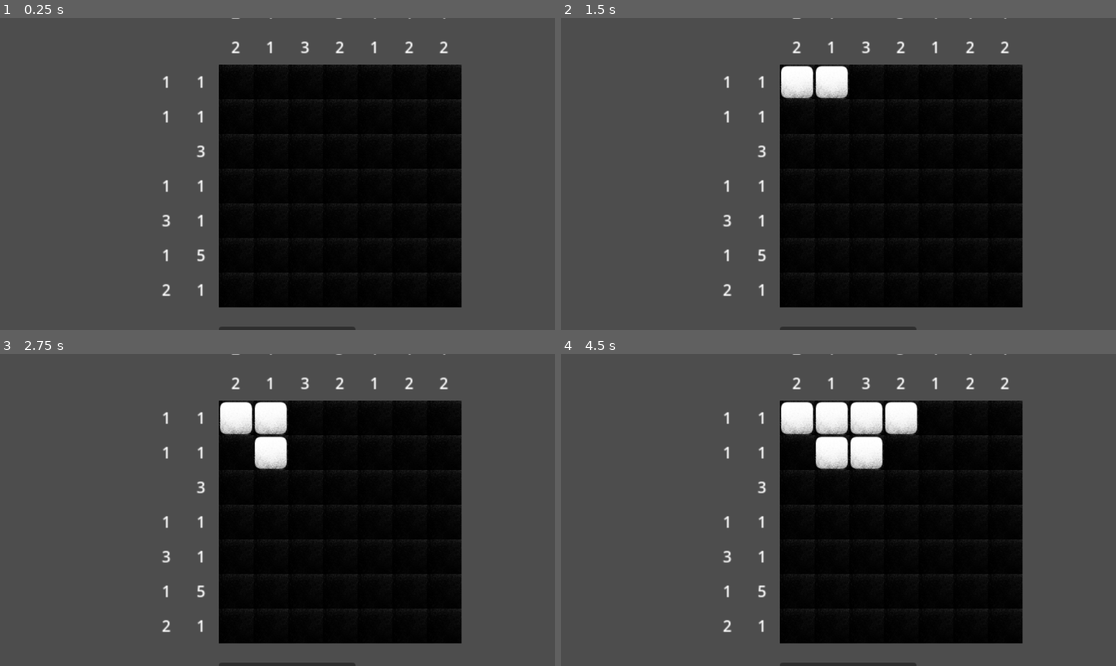
Above: before the commit, frames 1-4 (two rows, left to right).
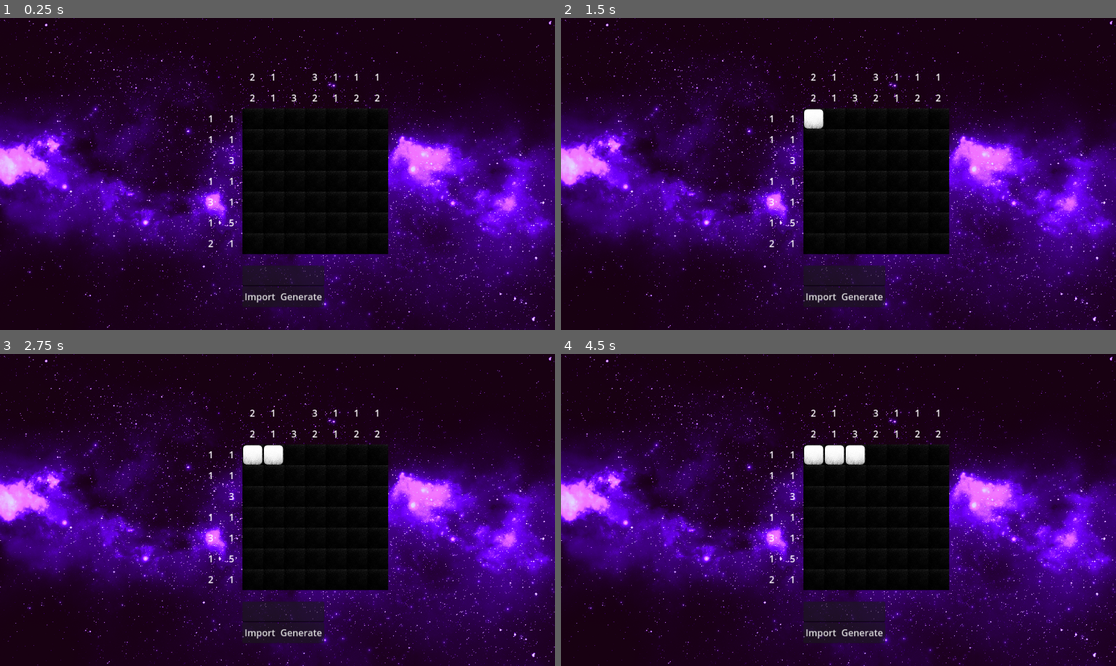
Above: after the commit, the same moments.

Repository: cloddity/picross3x
Game: Godot game, scene res://scenes/game.tscn
Same seed, same stepped clock (60 frames per second), same inputs: the game is played once before the commit and once after it.
Inputs (mouse positions are in pixels of both pictures, inside the frame that each line leads up to; where the layout moved, square brackets give the same spot in the first picture):
- Up to frame 1 (0.25 s): no input
- Up to frame 2 (1.5 s): click (816, 117) [799, 83] at 0.5 s; click (832, 83) at 1.27 s
- Up to frame 3 (2.75 s): click (271, 453) at 2.02 s
- Up to frame 4 (4.5 s): click (866, 419) at 2.77 s; click (855, 453) at 3.52 s; click (899, 419) at 4.27 s

The runs differ from the first frame. In frame 1, 82% of the frame differs, in the area x 0-100%, y 0-100%; in frame 2, 84%; in frame 3, 84%; in frame 4, 85%.

Commit message:
Reference Rectangles for character positioning
Created reference rectangles and put them in key parts of the screen, offscreen to the left, far left, left, center, right, far right, off right. Also added a script to get the horizontal position of these reference points, so other scripts in the future can get these locations easily.

use refrectpos.center_hpos to get the value for the horizontal center of the screen.

current problem: i made the project a hard 16:9 and some shit needs to be changed around to allow for that to vary again like we want. the script in place accounts for this like i didnt cap it, i just couldnt figure out how to make the rectagles automatically warp around with the window.

Diff:
--- a/project.godot
+++ b/project.godot
@@ -15,13 +15,23 @@
 config/features=PackedStringArray("4.4", "GL Compatibility")
 config/icon="res://icon.svg"
 
+[autoload]
+
+refrectpos="*res://scenes/visualnovel/vn_refrect.gd"
+
+[display]
+
+window/size/viewport_width=1920
+window/size/viewport_height=1080
+window/size/borderless=true
+
 [dotnet]
 
 project/assembly_name="picrossx3"
 
 [editor_plugins]
 
-enabled=PackedStringArray("res://addons/ai_assistant_hub/plugin.cfg")
+enabled=PackedStringArray()
 
 [gui]
 
--- a/scenes/game.tscn
+++ b/scenes/game.tscn
@@ -1,8 +1,9 @@
-[gd_scene load_steps=4 format=3 uid="uid://c6pfnafjpaows"]
+[gd_scene load_steps=5 format=3 uid="uid://c6pfnafjpaows"]
 
 [ext_resource type="Script" uid="uid://dgu5t285agx4i" path="res://scripts/px_game.gd" id="1_uwrxv"]
 [ext_resource type="PackedScene" uid="uid://drlex6la3dhvk" path="res://scenes/picross/board/board.tscn" id="2_lnu2h"]
 [ext_resource type="PackedScene" uid="uid://nnrs0tyub6g0" path="res://scenes/visualnovel/visualnovel.tscn" id="3_lnu2h"]
+[ext_resource type="Script" uid="uid://dceyt13e1p82t" path="res://scenes/visualnovel/vn_Visualnovel.gd" id="4_lbhrr"]
 
 [node name="Game" type="Control"]
 layout_mode = 3
@@ -30,3 +31,4 @@
 puzzle_size = 7
 
 [node name="Visualnovel" parent="." instance=ExtResource("3_lnu2h")]
+script = ExtResource("4_lbhrr")
--- a/scenes/visualnovel/visualnovel.tscn
+++ b/scenes/visualnovel/visualnovel.tscn
@@ -1,3 +1,120 @@
-[gd_scene format=3 uid="uid://nnrs0tyub6g0"]
+[gd_scene load_steps=6 format=3 uid="uid://nnrs0tyub6g0"]
+
+[ext_resource type="Script" uid="uid://be8truoiei2qd" path="res://scenes/visualnovel/vn_refrect.gd" id="1_5bvg6"]
+[ext_resource type="Texture2D" uid="uid://v0lcd8hl5a5k" path="res://img/bg1.png" id="2_vk0iu"]
+[ext_resource type="Texture2D" uid="uid://qm2vqkayofp7" path="res://img/bg2.png" id="3_ymthh"]
+
+[sub_resource type="SpriteFrames" id="SpriteFrames_6h5da"]
+animations = [{
+"frames": [{
+"duration": 1.0,
+"texture": ExtResource("2_vk0iu")
+}],
+"loop": true,
+"name": &"default",
+"speed": 5.0
+}]
+
+[sub_resource type="SpriteFrames" id="SpriteFrames_y015t"]
+animations = [{
+"frames": [{
+"duration": 1.0,
+"texture": ExtResource("3_ymthh")
+}],
+"loop": true,
+"name": &"default",
+"speed": 5.0
+}]
 
 [node name="Visualnovel" type="Node2D"]
+
+[node name="UI_RefRect" type="Control" parent="."]
+layout_mode = 3
+anchors_preset = 5
+anchor_left = 0.5
+anchor_right = 0.5
+offset_left = 952.5
+offset_right = 967.5
+grow_horizontal = 2
+script = ExtResource("1_5bvg6")
+
+[node name="offLeft" type="ReferenceRect" parent="UI_RefRect"]
+unique_name_in_owner = true
+layout_mode = 0
+offset_left = -1537.5
+offset_right = -1497.5
+offset_bottom = 40.0
+border_width = 2.4
+
+[node name="farLeft" type="ReferenceRect" parent="UI_RefRect"]
+unique_name_in_owner = true
+layout_mode = 0
+offset_left = -679.5
+offset_right = -639.5
+offset_bottom = 40.0
+border_width = 2.4
+
+[node name="left" type="ReferenceRect" parent="UI_RefRect"]
+unique_name_in_owner = true
+layout_mode = 0
+offset_left = -334.5
+offset_right = -294.5
+offset_bottom = 40.0
+border_width = 2.4
+
+[node name="center" type="ReferenceRect" parent="UI_RefRect"]
+unique_name_in_owner = true
+layout_mode = 0
+offset_left = -20.5
+offset_right = 19.5
+offset_bottom = 40.0
+border_width = 2.4
+
+[node name="right" type="ReferenceRect" parent="UI_RefRect"]
+unique_name_in_owner = true
+layout_mode = 0
+offset_left = 349.5
+offset_right = 389.5
+offset_bottom = 40.0
+border_width = 2.4
+
+[node name="farRight" type="ReferenceRect" parent="UI_RefRect"]
+unique_name_in_owner = true
+layout_mode = 0
+offset_left = 692.5
+offset_right = 732.5
+offset_bottom = 40.0
+border_width = 2.4
+
+[node name="offRight" type="ReferenceRect" parent="UI_RefRect"]
+unique_name_in_owner = true
+layout_mode = 0
+offset_left = 1557.5
+offset_right = 1597.5
+offset_bottom = 40.0
+border_width = 2.4
+
+[node name="CanvasLayer_BG" type="CanvasLayer" parent="."]
+layer = -10
+
+[node name="Control" type="Control" parent="CanvasLayer_BG"]
+clip_contents = true
+layout_mode = 3
+anchors_preset = 15
+anchor_right = 1.0
+anchor_bottom = 1.0
+grow_horizontal = 2
+grow_vertical = 2
+
+[node name="BG1" type="AnimatedSprite2D" parent="CanvasLayer_BG/Control"]
+visible = false
+position = Vector2(0, -62.225)
+scale = Vector2(0.76, 0.76)
+sprite_frames = SubResource("SpriteFrames_6h5da")
+centered = false
+
+[node name="BG2" type="AnimatedSprite2D" parent="CanvasLayer_BG/Control"]
+position = Vector2(0, -38)
+scale = Vector2(0.93, 0.93)
+sprite_frames = SubResource("SpriteFrames_y015t")
+centered = false
--- /dev/null
+++ b/scenes/visualnovel/vn_refrect.gd
@@ -0,0 +1,73 @@
+# vn_refrect.gd
+# this file is for finding each position reference square (offleft, center, farRight, etc) and then making it so any other file can just load and match these positions as needed
+# this will allow characters to go to places on the screen as needed during VN segments
+#
+# this script is loaded globally for now, since I want other scripts to be able to access the positions of these reference rectangles
+# !!!! access positions outside this script as `refrectpos.left_hpos`, `refrectpos.center_hpos`, etc !!!!
+# im pretty sure any variable in this specific script is global in the same way with 'refrectpos.' (reference rectangle position)
+#
+# todo: make sure the actual reference rectangles themselves stay in position upon resizing/stretching game window
+#
+
+extends Control
+
+var offLeft_hpos := 0.0
+var farLeft_hpos := 0.0
+var left_hpos := 0.0
+var center_hpos := 0.0
+var right_hpos := 0.0
+var farRight_hpos := 0.0
+var offRight_hpos := 0.0
+# yeah, these could probably get condensed somehow. I dont mind keeping them seperate for
+# for now because i doubt we'll need more than these positions to point to on screen for characters
+var offLeft: ReferenceRect
+var farLeft: ReferenceRect
+var left: ReferenceRect
+var center: ReferenceRect
+var right: ReferenceRect
+var farRight: ReferenceRect
+var offRight: ReferenceRect
+
+func _ready() -> void:
+	# gets the reference rectangles/their nodes
+	offLeft = get_node_or_null("offLeft") as ReferenceRect
+	farLeft = get_node_or_null("farLeft") as ReferenceRect
+	left = get_node_or_null("left") as ReferenceRect
+	center = get_node_or_null("center") as ReferenceRect
+	right = get_node_or_null("right") as ReferenceRect
+	farRight = get_node_or_null("farRight") as ReferenceRect
+	offRight = get_node_or_null("offRight") as ReferenceRect
+
+	update_positions() # initial position update
+	connect_rectsignals() # connects signals for updating
+
+func get_hpos(rect: ReferenceRect) -> float: # for getting the h position of any rectangle
+	if rect == null:
+		push_warning("Attempted to get position of null ReferenceRect")
+		return 0.0
+
+	if not rect.is_inside_tree():
+		push_warning("ReferenceRect not in scene tree")
+		return 0.0
+
+	await get_tree().process_frame
+	return rect.global_position.x + (rect.size.x / 2.0) # takes the width, halves it, and gets the center position
+
+func update_positions() -> void:
+	# gets the horizontal pos of the node and then assigns it to center_hpos, left_hpos, etc
+	if offLeft: offLeft_hpos = await get_hpos(offLeft)
+	if farLeft: farLeft_hpos = await get_hpos(farLeft)
+	if left: left_hpos = await get_hpos(left)
+	if center: center_hpos = await get_hpos(center)
+	if right: right_hpos = await get_hpos(right)
+	if farRight: farRight_hpos = await get_hpos(farRight)
+	if offRight: offRight_hpos = await get_hpos(offRight)
+
+	# Debug output, remove the hashtag to fill up the output panel lol
+	#print_debug("Left: ", left_hpos," Center: ", center_hpos," Right: ", right_hpos)
+
+func connect_rectsignals() -> void: # allows the signals to be updated? i think?
+	var timer = Timer.new()
+	add_child(timer)
+	timer.timeout.connect(update_positions)
+	timer.start(2)  # Check every 2 seconds
Not shown, added: scenes/visualnovel/vn_refrect.gd.uid
Renamed: p3x_state.gd -> scripts/p3x_state.gd
Renamed: p3x_state.gd.uid -> scripts/p3x_state.gd.uid
